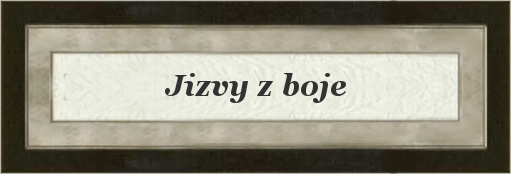
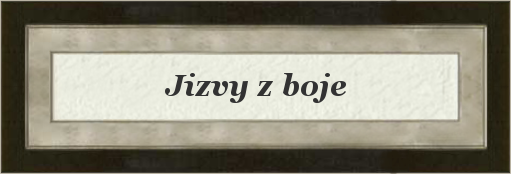
Comparing the layer stacks of the two 511 x 174 images. Changes:
painted on "Card" over [30, 33, 488, 141]
